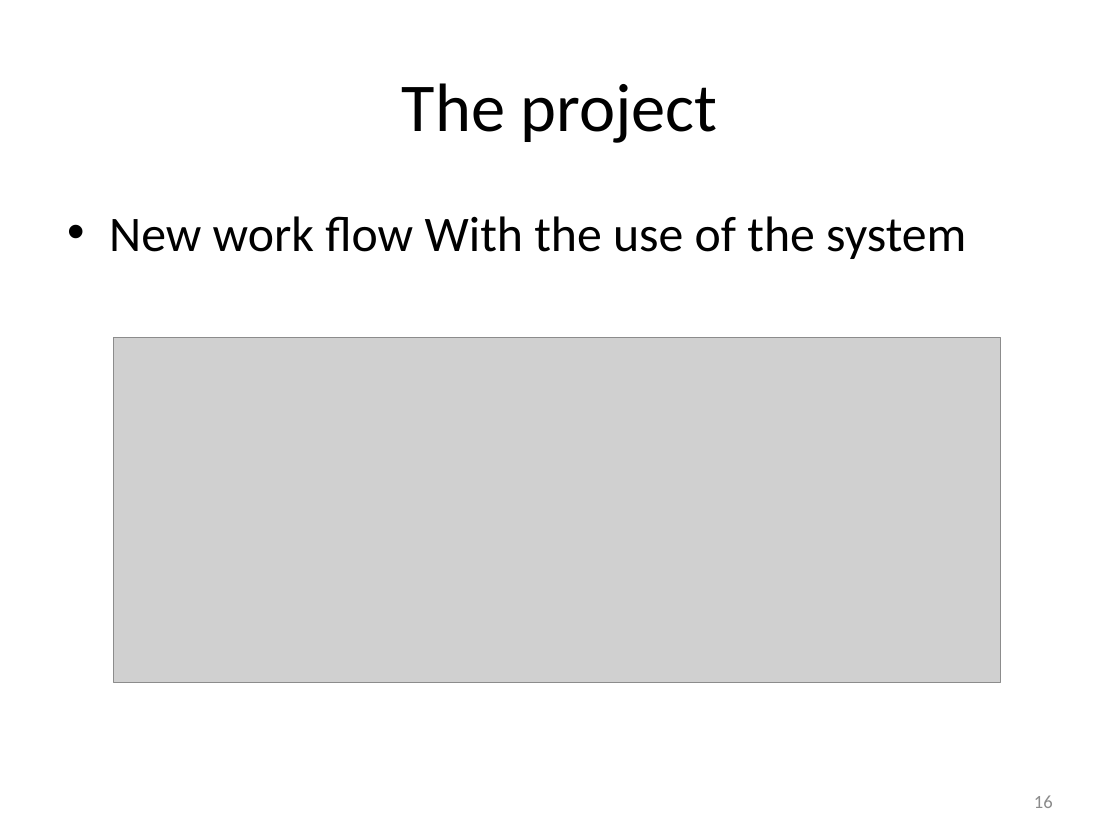
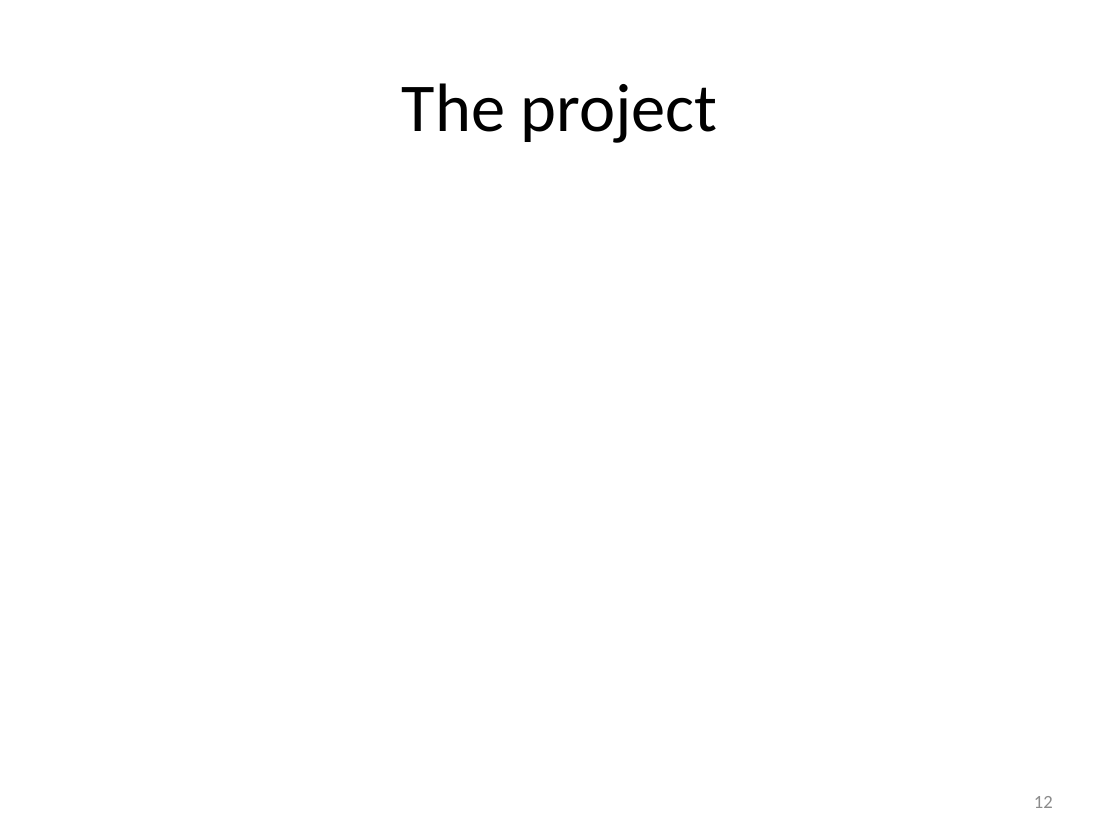
Before and after one commit to isurup/kalle-martin-group, a slide deck: slide 12 of SSE3/MartinPresentation/SSE3_5.pptx (slide 16 before the commit). Drawn at 1120x840 pixels with LibreOffice and Linux fonts; fonts in the diff are those of the drawing; grey boxes stand for pictures. Boxes give left, top, right and bottom in pixels: in the first picture for what was removed or moved away, otherwise in the second. Text is boxed around its words. In the diff, an @@ line names an element or a change of style, - is before the commit and + after.

```diff
--- a/SSE3/MartinPresentation/SSE3_5.pptx
+++ b/SSE3/MartinPresentation/SSE3_5.pptx
@@ text removed at (x1=109, y1=216, x2=966, y2=259) @@
-• New work flow With the use of the system
@@ picture removed at (x1=114, y1=337, x2=1001, y2=682) @@
@@ page number at (x1=1034, y1=796, x2=1053, y2=808): text changed @@
-16
+12
```
Also in this commit, not shown: 1 other slide changed, 4 slides removed, 3 other files.
